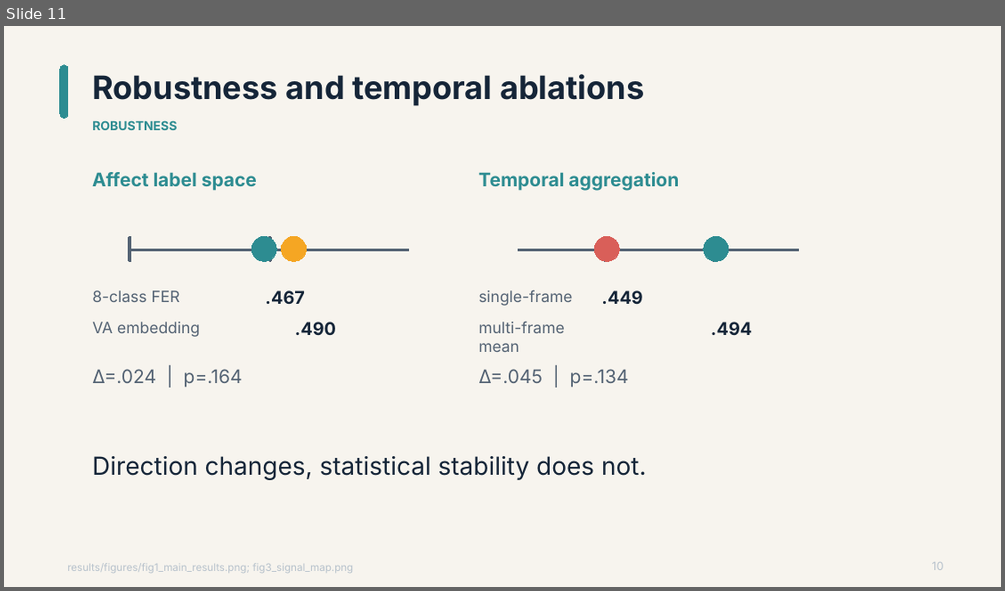
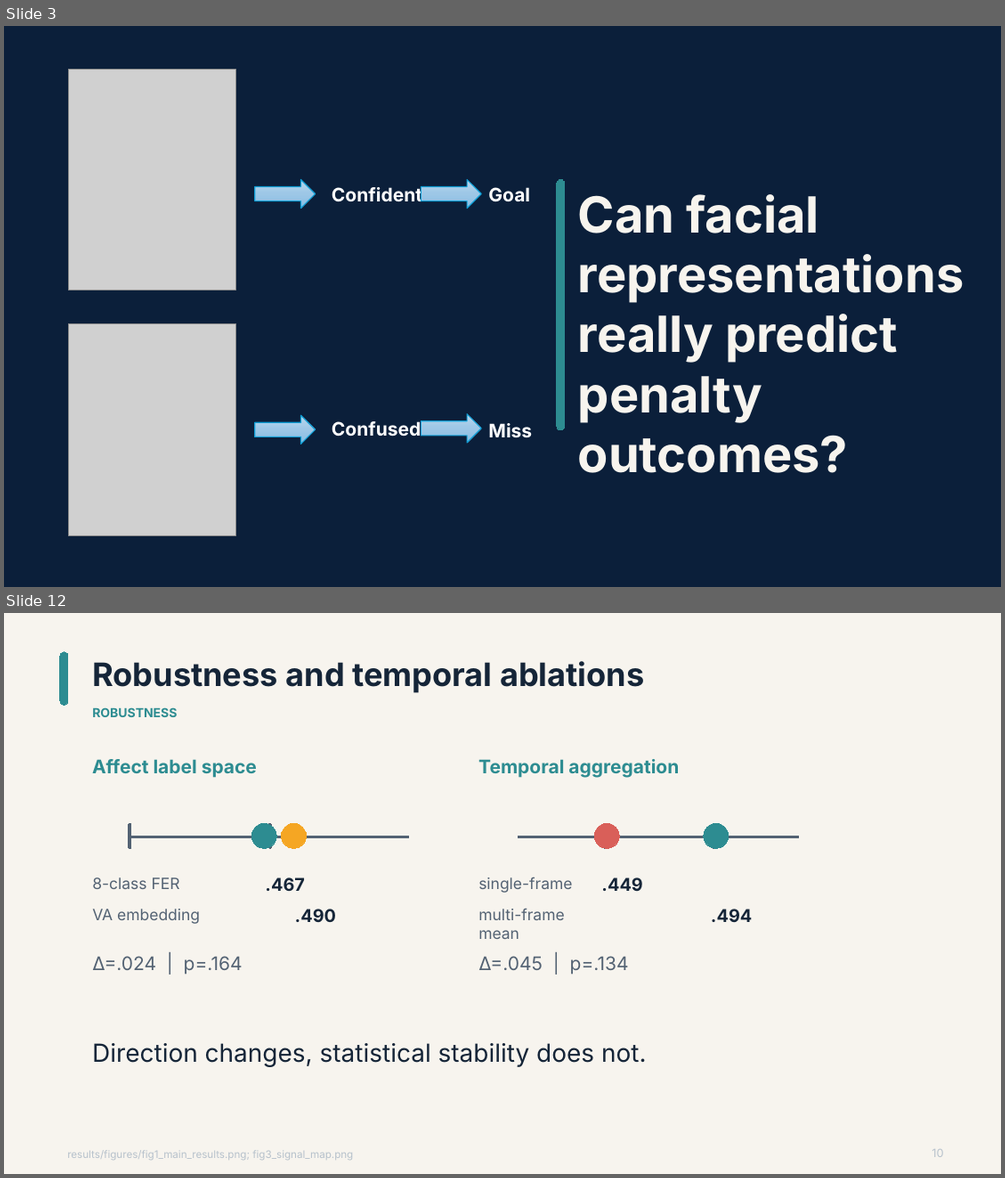
Before and after one commit to Grass456/Penalty-shoot-and-Expression, a slide deck: video/deliverables/Penalty_Shootout_and_Facial_Expression.pptx. Shown one above the other, each under a label of ours: slide 11 before the commit, slides 3 and 12 after it; the slides between them are not shown. The pictures are 1005x591 and 1005x1178 pixels, drawn with LibreOffice and Linux fonts; fonts in the diff are those of the drawing; grey boxes stand for pictures. Boxes give left, top, right and bottom in pixels: in the first picture for what was removed or moved away, otherwise in the second. Text is boxed around its words. In the diff, an @@ line names an element or a change of style, - is before the commit and + after.

```diff
--- a/video/deliverables/Penalty_Shootout_and_Facial_Expression.pptx
+++ b/video/deliverables/Penalty_Shootout_and_Facial_Expression.pptx
@@ slide 3 added at [4, 26, 1001, 587], background #0B1F3A @@
@@ picture added at [68, 70, 235, 290] @@
@@ right arrow added at [254, 179, 316, 208], fill gradient #BBD7EE to #9EC7E6 to #86BEE5, outline #0F9ED5 1 pt @@
@@ right arrow added at [421, 179, 482, 208], fill gradient #BBD7EE to #9EC7E6 to #86BEE5, outline #0F9ED5 1 pt @@
@@ rounded rectangle added at [557, 179, 564, 430], fill #2D8C91, outline #2D8C91 0 pt @@
@@ text added at [332, 186, 422, 202], 18 pt, text #FFFFFF, bold @@
+Confident
@@ text added at [488, 187, 530, 202], 18 pt, text #FFFFFF, bold @@
+Goal
@@ text added at [578, 194, 964, 473], 48 pt, text #F7F4EE, bold @@
+Can facial representations really predict
+penalty outcomes?
@@ picture added at [68, 323, 235, 535] @@
@@ right arrow added at [254, 415, 316, 443], fill gradient #BBD7EE to #9EC7E6 to #86BEE5, outline #0F9ED5 1 pt @@
@@ text added at [332, 421, 421, 436], 18 pt, text #FFFFFF, bold @@
+Confused
@@ right arrow added at [421, 414, 482, 443], fill gradient #BBD7EE to #9EC7E6 to #86BEE5, outline #0F9ED5 1 pt @@
@@ text added at [488, 423, 532, 438], 18 pt, text #FFFFFF, bold @@
+Miss
@@ what was slide 11 is now slide 12 @@
```
Also in this commit, not shown: 5 slides changed, 5 other slides added, 5 slides removed, 18 other files.
